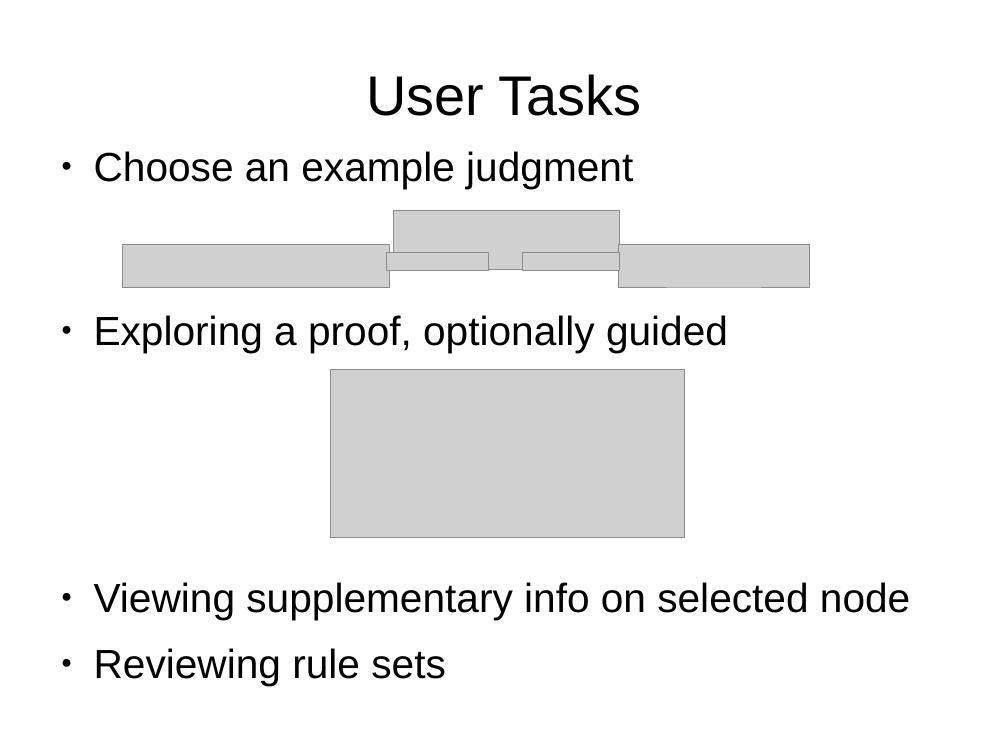
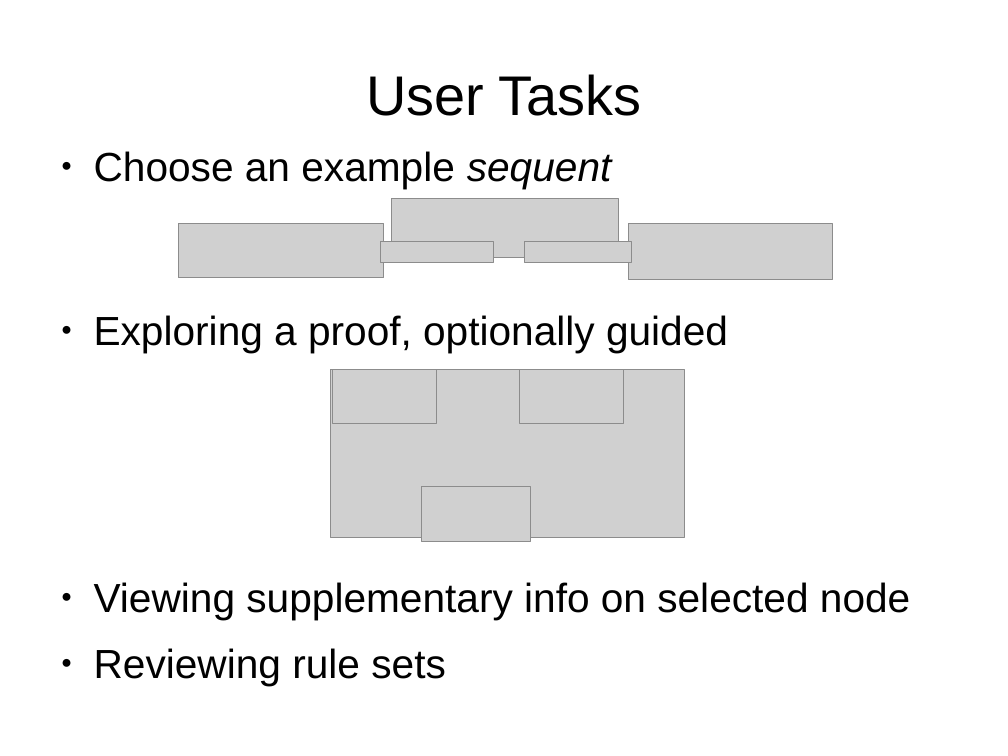
Before and after one commit to seachel/Treehehe, a slide deck: slide 3 of Presentation/VA_presentation.odp. Drawn at 1008x756 pixels with LibreOffice and Linux fonts; fonts in the diff are those of the drawing; grey boxes stand for pictures. Boxes give left, top, right and bottom in pixels: in the first picture for what was removed or moved away, otherwise in the second. Text is boxed around its words. In the diff, an @@ line names an element or a change of style, - is before the commit and + after.

```diff
--- a/Presentation/VA_presentation.odp
+++ b/Presentation/VA_presentation.odp
@@ text at bbox=[94, 151, 612, 189]: text changed @@
-● Choose an example judgment
+● Choose an example sequent
@@ picture: place and size @@
-picture at bbox=[393, 210, 620, 270]
+picture at bbox=[392, 198, 619, 258]
@@ picture: place and size @@
-picture at bbox=[618, 245, 810, 287]
+picture at bbox=[178, 223, 384, 278]
@@ picture: place and size @@
-picture at bbox=[523, 252, 620, 271]
+picture at bbox=[628, 223, 832, 279]
@@ picture: place and size @@
-picture at bbox=[123, 245, 390, 288]
+picture at bbox=[381, 241, 494, 262]
@@ picture: place and size @@
-picture at bbox=[386, 252, 488, 271]
+picture at bbox=[525, 241, 632, 262]
@@ picture added at bbox=[332, 370, 436, 424] @@
@@ picture added at bbox=[520, 370, 624, 424] @@
@@ picture added at bbox=[422, 487, 531, 542] @@
```
Also in this commit, not shown: 1 other slide changed, 1 slide removed, 1 other file.
